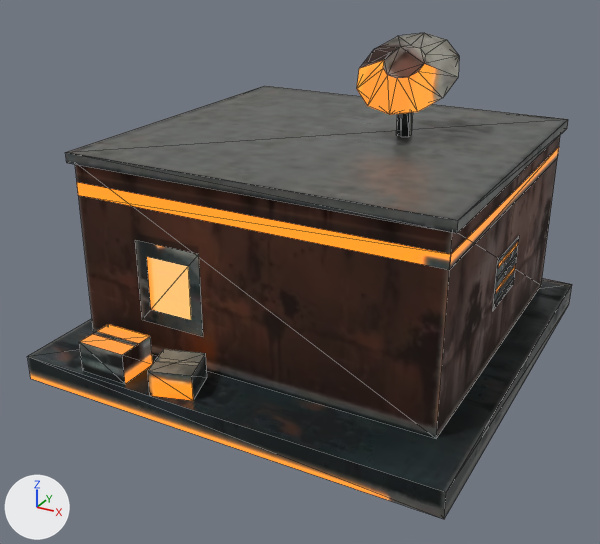
The glTF model game/world/models/trade_module.glb: old version first, new version second.
Both versions are drawn from a 50 mm lens placed at (0.709, -1.391, 0.837), pointed at (-0.014, -0.077, 0.179). The axes (+X, +Y, +Z) are drawn at lower left. The lights are the same throughout. The first picture is the older version. Mesh edges are drawn as thin lines. Where no turn or scale is listed for an object, it has been applied to the vertices. Vertices at exactly the same position are counted once.

In view in the first picture: 'move_dish', 'te_trade_module'.
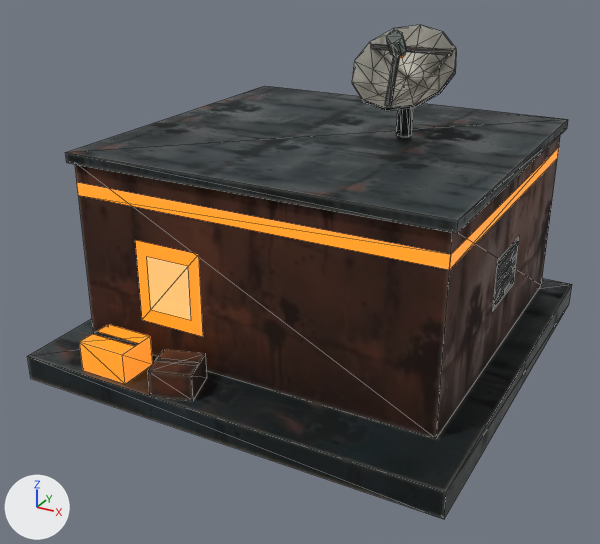
What changed in the scene script:
```text
Change me_te_trade_module:
    where me_te_trade_module.from_pydata(...)  # 96 vertices, 102 faces; spans x -0.42..0.42, y -0.42..0.42, z 0.0..0.53
    used by ob_te_trade_module; location = (0.0, 0.0, 0.0)
    me_te_trade_module part 1
    me_te_trade_module.vertices[62].co: (0.12, 0.085, 0.43) -> (0.107, 0.093, 0.43)  # pixel (401, 136) -> pixel (396, 135)
    me_te_trade_module.vertices[63].co: (0.12, 0.085, 0.53) -> (0.107, 0.093, 0.53)
    me_te_trade_module.vertices[64].co: (0.107, 0.093, 0.43) -> (0.107, 0.108, 0.43)  # pixel (396, 135) -> not seen
    me_te_trade_module.vertices[65].co: (0.107, 0.093, 0.53) -> (0.107, 0.108, 0.53)
    me_te_trade_module.vertices[66].co: (0.107, 0.108, 0.43) -> (0.12, 0.115, 0.43)
    me_te_trade_module.vertices[67].co: (0.107, 0.108, 0.53) -> (0.12, 0.115, 0.53)
    me_te_trade_module.vertices[68].co: (0.12, 0.115, 0.43) -> (0.133, 0.108, 0.43)  # not seen -> pixel (411, 135)
    me_te_trade_module.vertices[69].co: (0.12, 0.115, 0.53) -> (0.133, 0.108, 0.53)
    me_te_trade_module.vertices[70].co: (0.133, 0.108, 0.43) -> (0.133, 0.093, 0.43)  # pixel (411, 135) -> pixel (408, 136)
    me_te_trade_module.vertices[71].co: (0.133, 0.108, 0.53) -> (0.133, 0.093, 0.53)
    me_te_trade_module.vertices[72].co: (0.133, 0.093, 0.43) -> (-0.29, -0.41, 0.11)  # pixel (408, 136) -> pixel (79, 341)
    me_te_trade_module.vertices[73].co: (0.133, 0.093, 0.53) -> (-0.29, -0.41, 0.05)  # not seen -> pixel (82, 370)
    me_te_trade_module part 2
    me_te_trade_module.vertices[60].co: (-0.29, -0.41, 0.05) -> (0.12, 0.085, 0.43)  # pixel (82, 370) -> pixel (401, 136)
    me_te_trade_module.vertices[61].co: (-0.29, -0.41, 0.11) -> (0.12, 0.085, 0.53)  # pixel (79, 341) -> pixel (403, 84)
    me_te_trade_module part 3: 59 kept faces spanning x -0.42..0.42, y -0.42..0.42, z 0.0..0.53 get new texture (UV) coordinates
Change me_move_dish:
    used by ob_move_dish; location = (0.12, 0.1, 0.53)
    remove me_move_dish.from_pydata(...)  # 24 vertices, 44 faces; spans x -0.1..0.1, y -0.077..0.077, z -0.044..0.084
    add me_move_dish.from_pydata(...)  # 146 vertices, 264 faces; spans x -0.1..0.1, y -0.099..0.059, z -0.034..0.105
    me_move_dish part 4: the whole mesh is rebuilt
```

Changed parts and their boxes (x1, y1, x2, y2) in the pictures (600 x 544 px; the box of a moved part takes in the faces that stretch with it):
'move_dish', reshaped
    before: (357, 33, 459, 115)
    after: (352, 25, 457, 111)
part 1 of me_te_trade_module, moved or reshaped
    before: (397, 112, 413, 137)
    after: (79, 108, 413, 384)
part 2 of me_te_trade_module, moved or reshaped
    before: (79, 324, 150, 384)
    after: (397, 108, 410, 137)
part 3 of me_te_trade_module, surface changed (darker)
    both: (28, 86, 570, 492)
